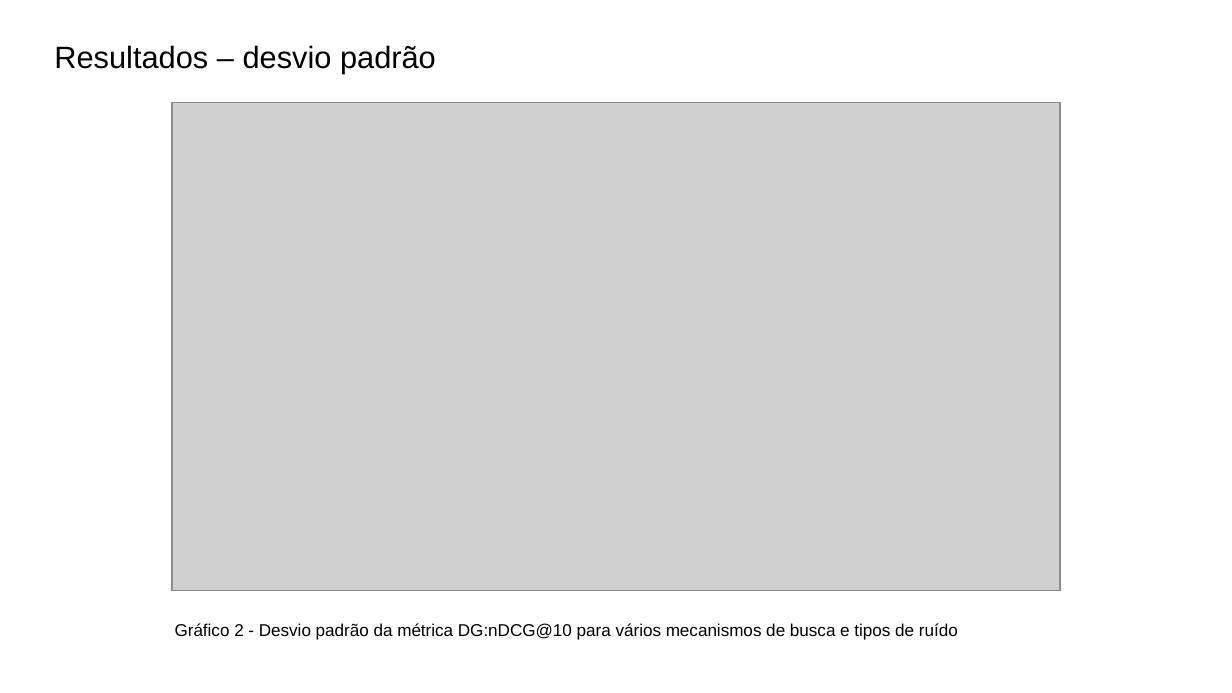
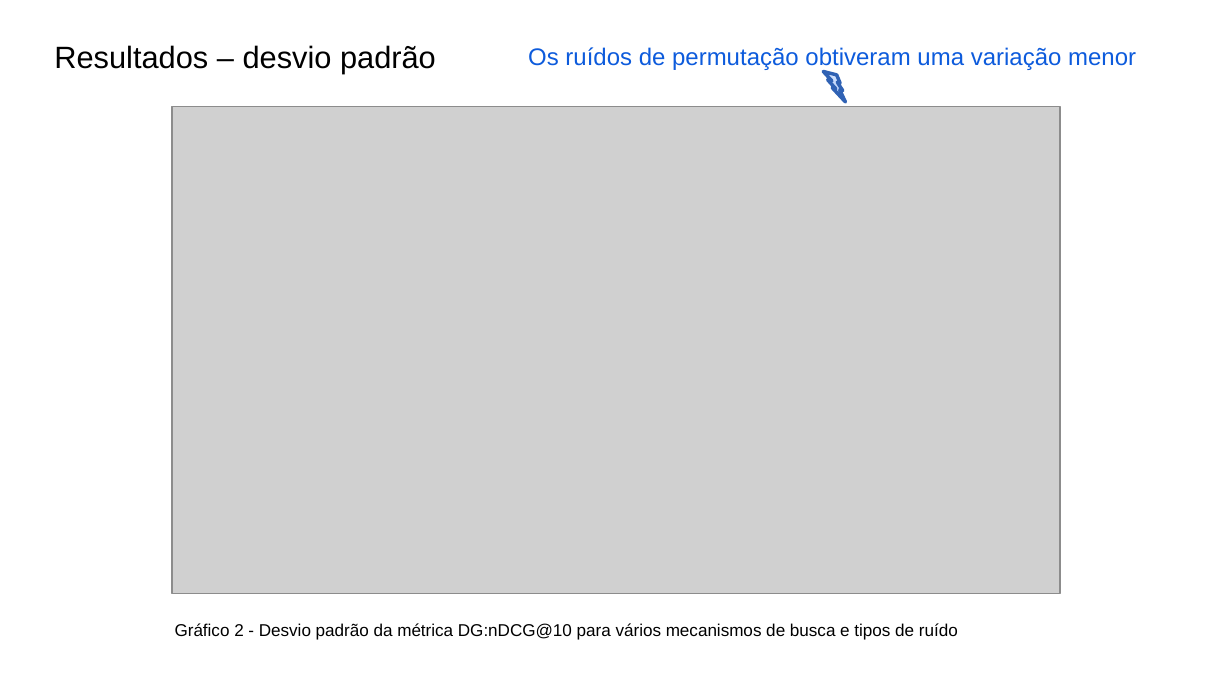
Before and after one commit to leonardo3108/robustez-query, a slide deck: slide 9 of docs/presentations/Apresentação final - 20211209.pptx (slide 7 before the commit). Drawn at 1232x693 pixels with LibreOffice and Linux fonts; fonts in the diff are those of the drawing; grey boxes stand for pictures. Boxes give left, top, right and bottom in pixels: in the first picture for what was removed or moved away, otherwise in the second. Text is boxed around its words. In the diff, an @@ line names an element or a change of style, - is before the commit and + after.

```diff
--- a/docs/presentations/Apresentação final - 20211209.pptx
+++ b/docs/presentations/Apresentação final - 20211209.pptx
@@ text added at box(528, 47, 1136, 71), 14 pt, text #0D5BDC @@
+Os ruídos de permutação obtiveram uma variação menor
@@ lightning bolt added at box(815, 68, 855, 102), fill gradient #F6F9FE to #AAC8FA to #C6DAFC, outline #3162B5 2 pt @@
@@ picture: place and size @@
-picture at box(172, 102, 1061, 590)
+picture at box(172, 106, 1061, 594)
```
Also in this commit, not shown: 6 other slides changed, 3 slides added.
